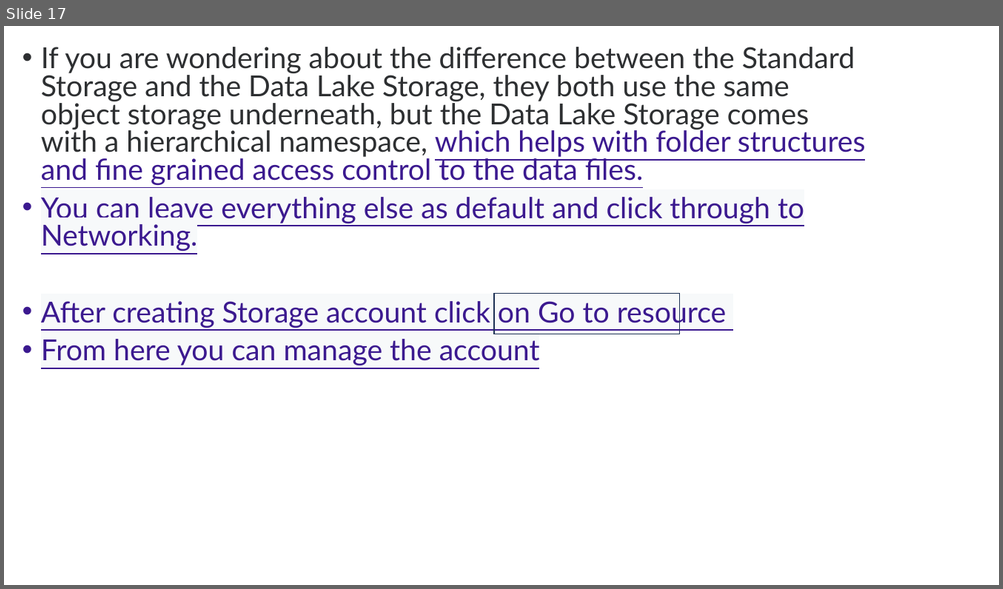
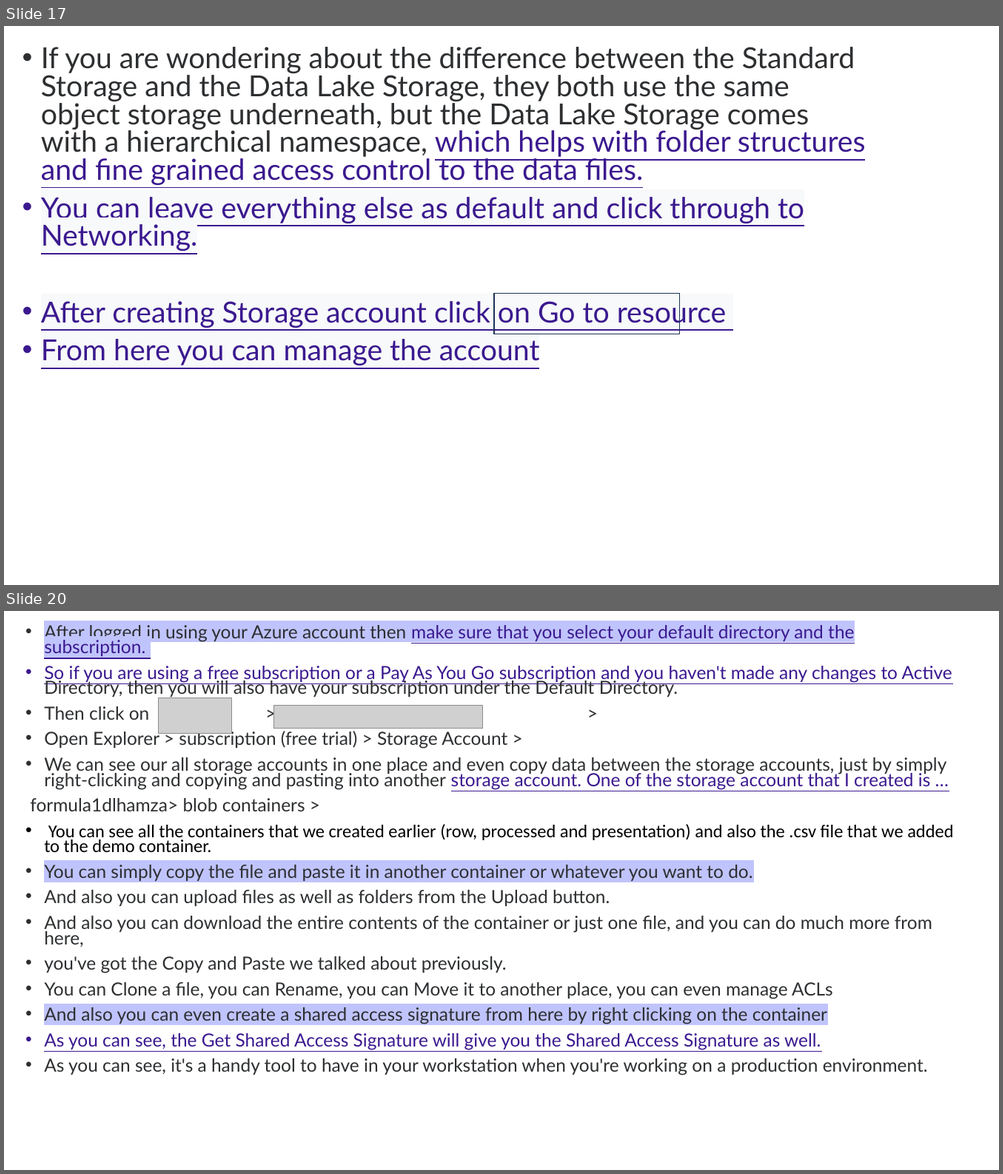
Before and after one commit to Hamza20203064/QuantumFlow-Databricks-ETL, a slide deck: Azure Databricks.pptx. Shown one above the other, each under a label of ours: slide 17 before the commit, slides 17 and 20 after it; the slides between them are not shown. The pictures are 1003x589 and 1003x1174 pixels, drawn with LibreOffice and Linux fonts; fonts in the diff are those of the drawing; grey boxes stand for pictures. Boxes give left, top, right and bottom in pixels: in the first picture for what was removed or moved away, otherwise in the second. Text is boxed around its words. In the diff, an @@ line names an element or a change of style, - is before the commit and + after.

Commit message:
Ingestion of data into the ingested or the processed layer.

```diff
--- a/Azure Databricks.pptx
+++ b/Azure Databricks.pptx
@@ slide 20 added at (x1=4, y1=611, x2=999, y2=1170), background #FFFFFF @@
@@ text added at (x1=30, y1=625, x2=953, y2=1076), 17.5 pt, text #2D2F31 @@
+• After logged in using your Azure account then make sure that you select your default directory and the subscription.
+• So if you are using a free subscription or a Pay As You Go subscription and you haven't made any changes to Active Directory, then you will also have your subscription under the Default Directory.
+• Then click on > >
+• Open Explorer > subscription (free trial) > Storage Account >
+• We can see our all storage accounts in one place and even copy data between the storage accounts, just by simply right-clicking and copying and pasting into another storage account. One of the storage account that I created is …
+formula1dlhamza> blob containers >
+• You can see all the containers that we created earlier (row, processed and presentation) and also the .csv file that we added to the demo container.
+• You can simply copy the file and paste it in another container or whatever you want to do.
+• And also you can upload files as well as folders from the Upload button.
+• And also you can download the entire contents of the container or just one file, and you can do much more from here,
+• you've got the Copy and Paste we talked about previously.
+• You can Clone a file, you can Rename, you can Move it to another place, you can even manage ACLs
+• And also you can even create a shared access signature from here by right clicking on the container
+• As you can see, the Get Shared Access Signature will give you the Shared Access Signature as well.
+• As you can see, it's a handy tool to have in your workstation when you're working on a production environment.
@@ picture added at (x1=159, y1=698, x2=232, y2=733) @@
@@ picture added at (x1=273, y1=705, x2=482, y2=729) @@
```
Also in this commit, not shown: 4 slides changed, 32 other slides added, 22 other files.
